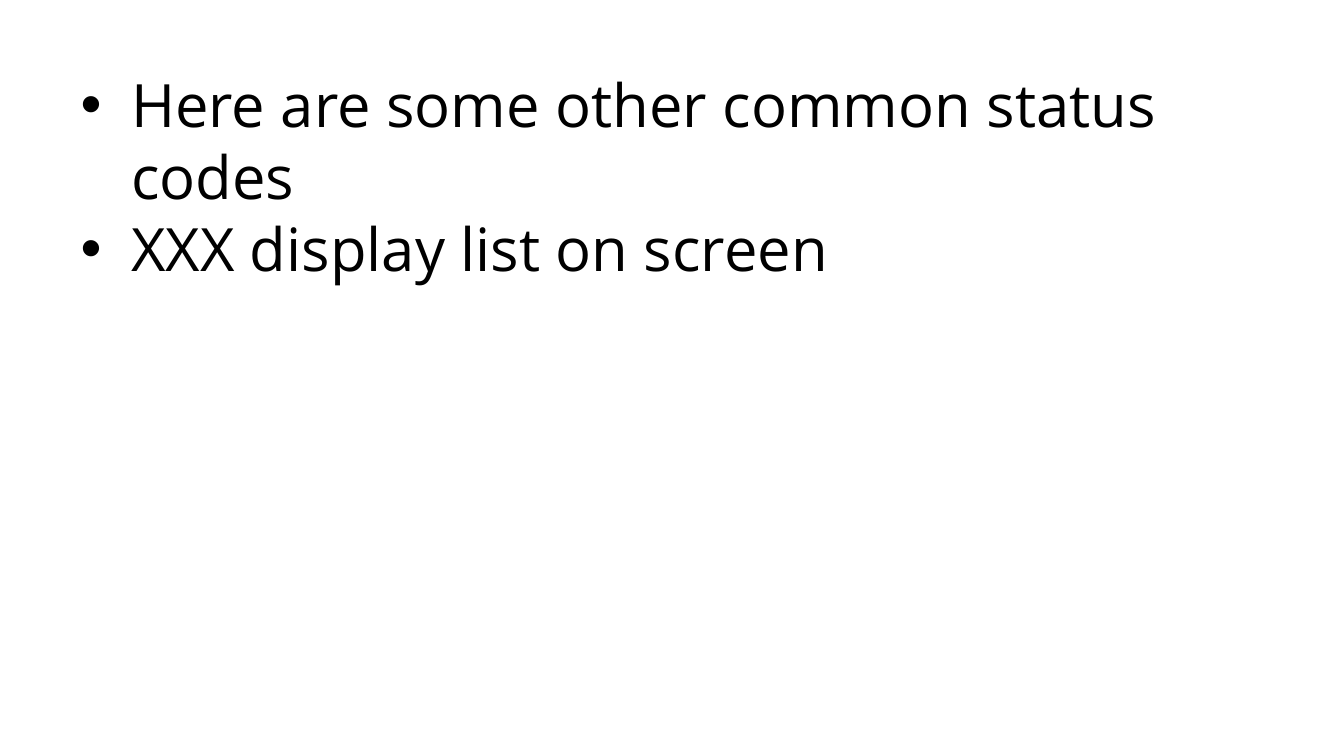
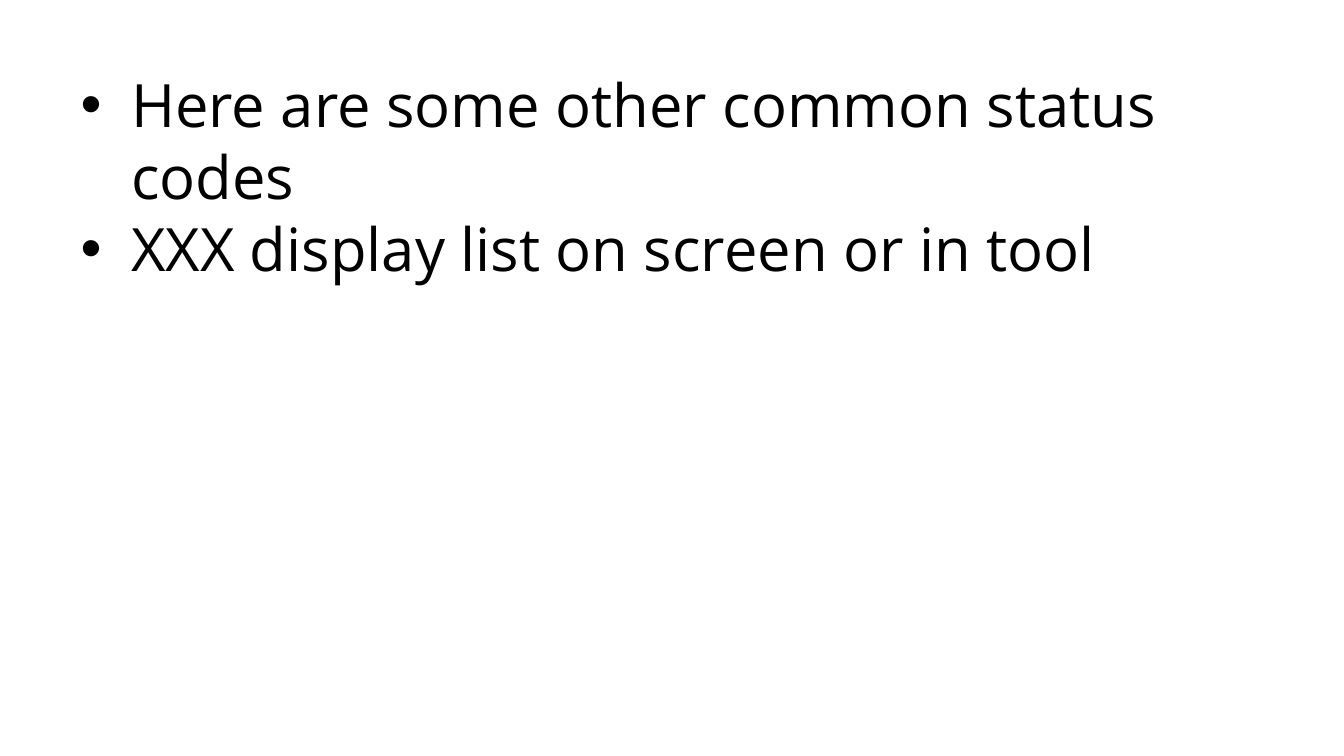
Before and after one commit to grimmelm/ctech404, a slide deck: slide 69 of ctech404/CTECH404_Combined_Slidedeck.pptx (slide 70 before the commit). Drawn at 1344x756 pixels with LibreOffice and Linux fonts; fonts in the diff are those of the drawing. Boxes give left, top, right and bottom in pixels: in the first picture for what was removed or moved away, otherwise in the second. Text is boxed around its words. In the diff, an @@ line names an element or a change of style, - is before the commit and + after.

```diff
--- a/ctech404/CTECH404_Combined_Slidedeck.pptx
+++ b/ctech404/CTECH404_Combined_Slidedeck.pptx
@@ text at [131,225,1094,286]: text changed @@
-• XXX display list on screen
+• XXX display list on screen or in tool
```
Also in this commit, not shown: 23 other slides changed, 1 slide added, 2 slides removed.
